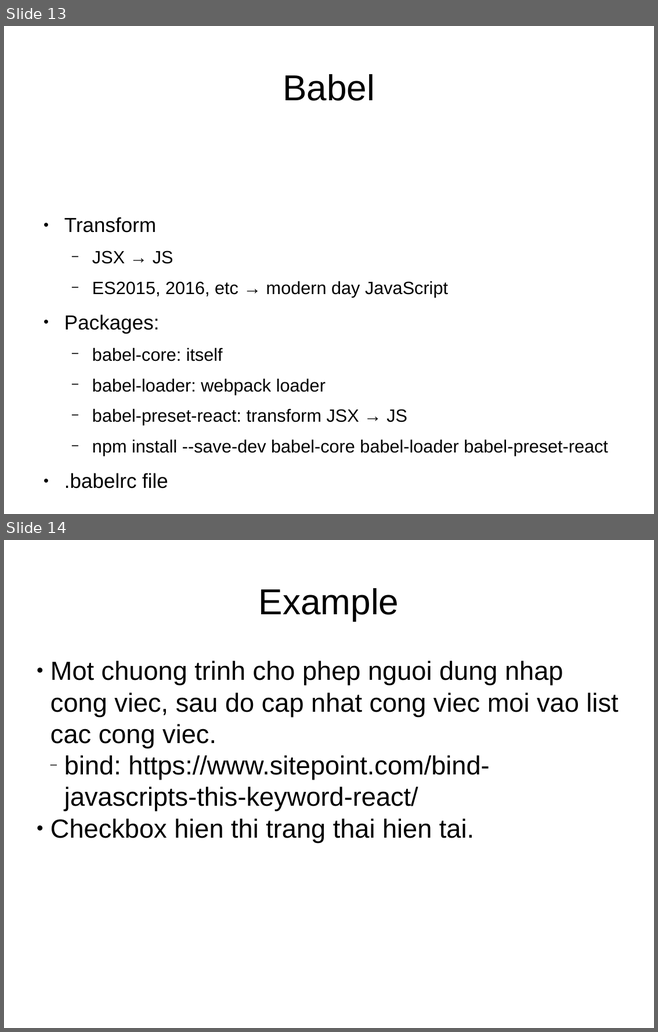
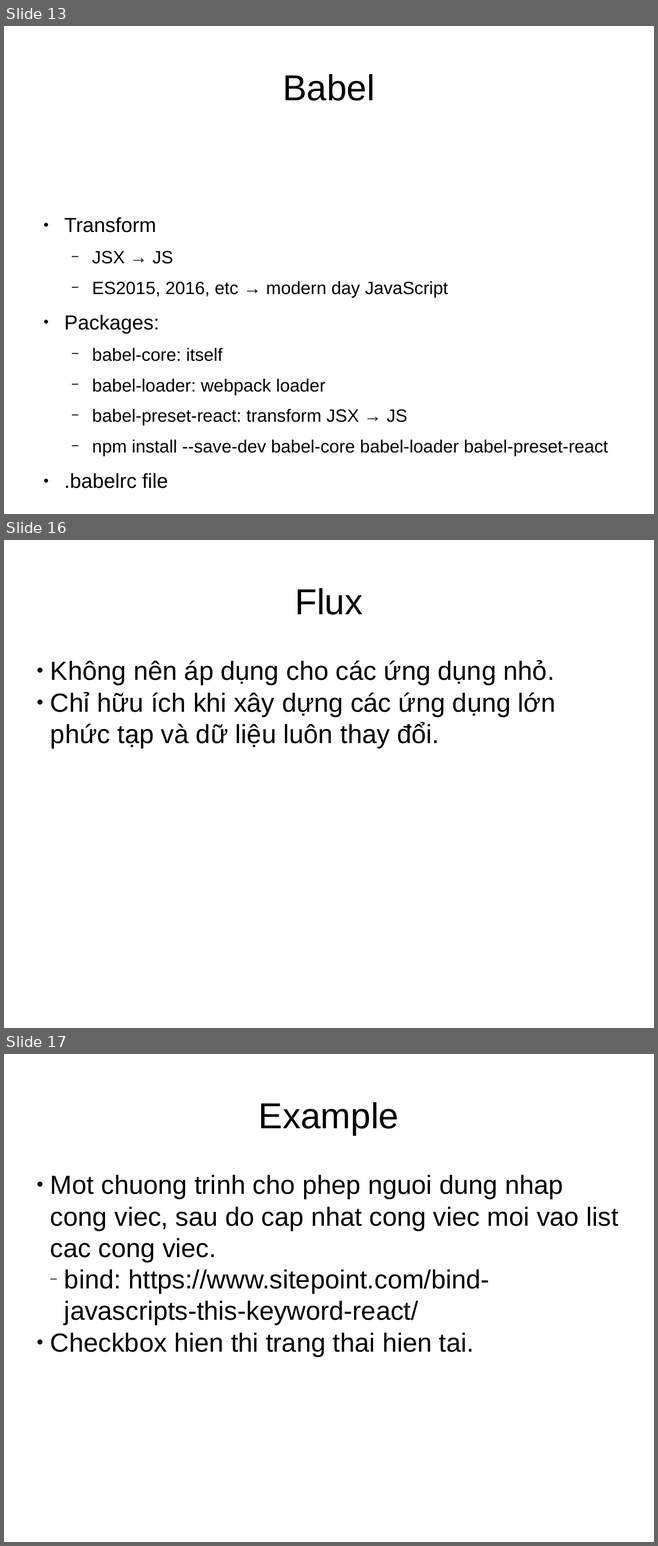
Before and after one commit to thanhvk/React, a slide deck: ReactJs.odp. Shown one above the other, each under a label of ours: slides 13 and 14 before the commit, slides 13, 16 and 17 after it; the slides between them are not shown. The pictures are 658x1032 and 658x1546 pixels, drawn with LibreOffice and Linux fonts; fonts in the diff are those of the drawing. Boxes give left, top, right and bottom in pixels: in the first picture for what was removed or moved away, otherwise in the second. Text is boxed around its words. In the diff, an @@ line names an element or a change of style, - is before the commit and + after.

```diff
--- a/ReactJs.odp
+++ b/ReactJs.odp
@@ slide 16 added at (x1=4, y1=540, x2=654, y2=1028), background #FFFFFF @@
@@ title added at (x1=295, y1=588, x2=362, y2=615), 44 pt, text #000000 @@
+Flux
@@ subtitle added at (x1=50, y1=660, x2=556, y2=748), 32 pt, text #000000 @@
+● Không nên áp dụng cho các ứng dụng nhỏ.
+● Chỉ hữu ích khi xây dựng các ứng dụng lớn phức tạp và dữ liệu luôn thay đổi.
@@ what was slide 14 is now slide 17 @@
```
Also in this commit, not shown: 2 other slides added, 3 other files.
